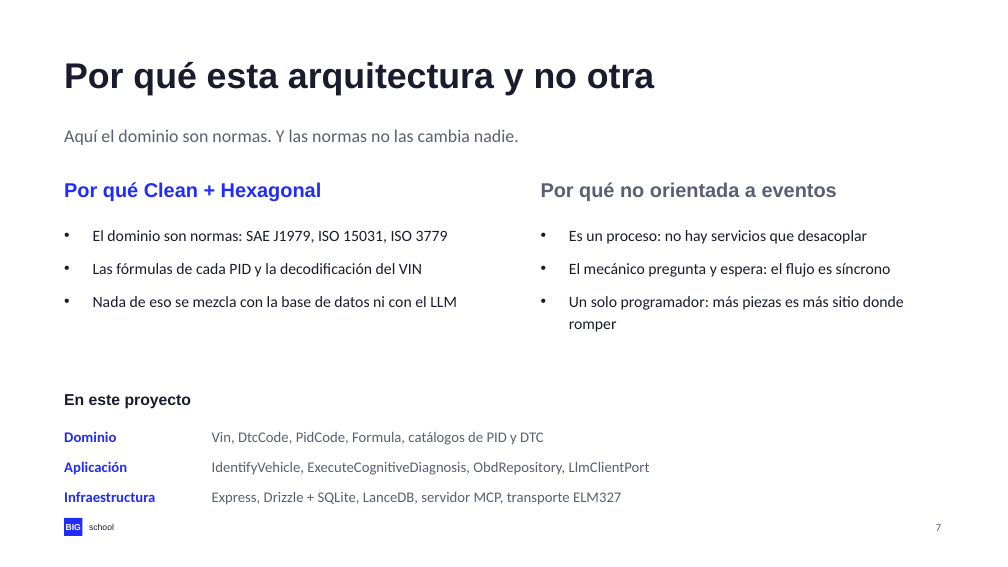
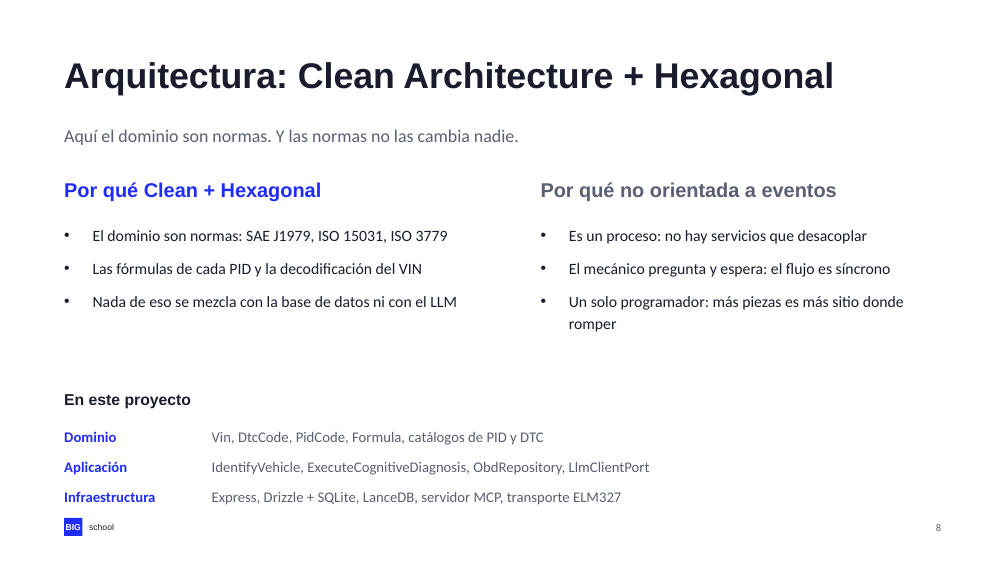
Before and after one commit to NovilloQuinta/intelligent-automotive-diagnostics, a slide deck: slide 8 of docs/presentacion/tfm-intelligent-automotive-diagnostics.pptx (slide 7 before the commit). Drawn at 1008x567 pixels with LibreOffice and Linux fonts; fonts in the diff are those of the drawing. Boxes give left, top, right and bottom in pixels: in the first picture for what was removed or moved away, otherwise in the second. Text is boxed around its words. In the diff, an @@ line names an element or a change of style, - is before the commit and + after.

```diff
--- a/docs/presentacion/tfm-intelligent-automotive-diagnostics.pptx
+++ b/docs/presentacion/tfm-intelligent-automotive-diagnostics.pptx
@@ text at <box>64,62,834,95</box>: text changed @@
-Por qué esta arquitectura y no otra
+Arquitectura: Clean Architecture + Hexagonal
@@ text at <box>936,524,941,531</box>: text changed @@
-7
+8
```
Also in this commit, not shown: 15 other slides changed, 1 slide added, 3 other files.
